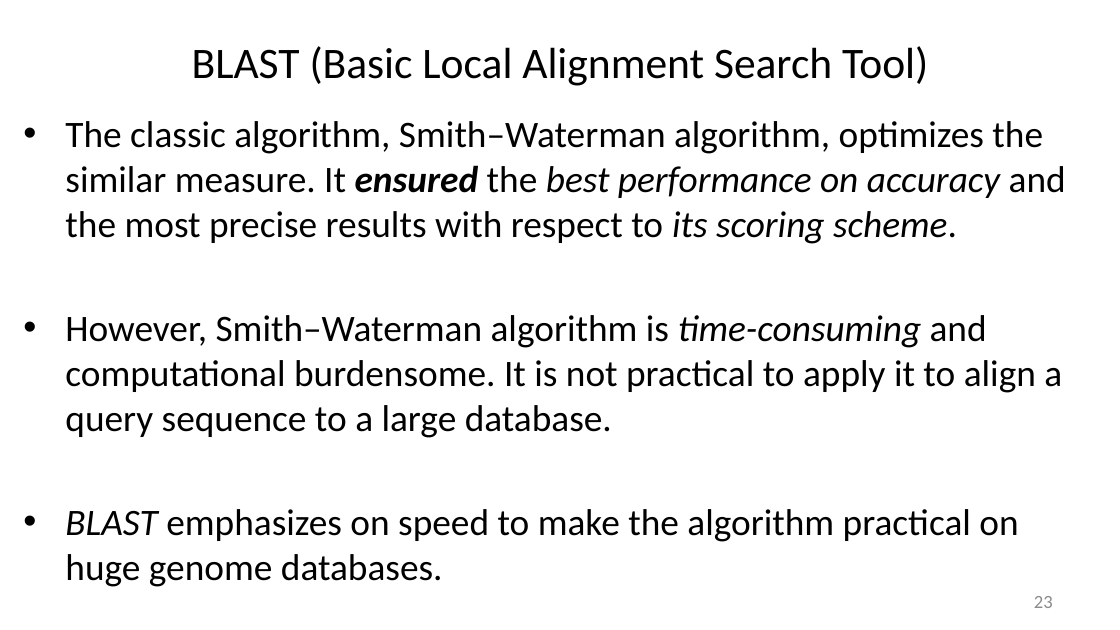
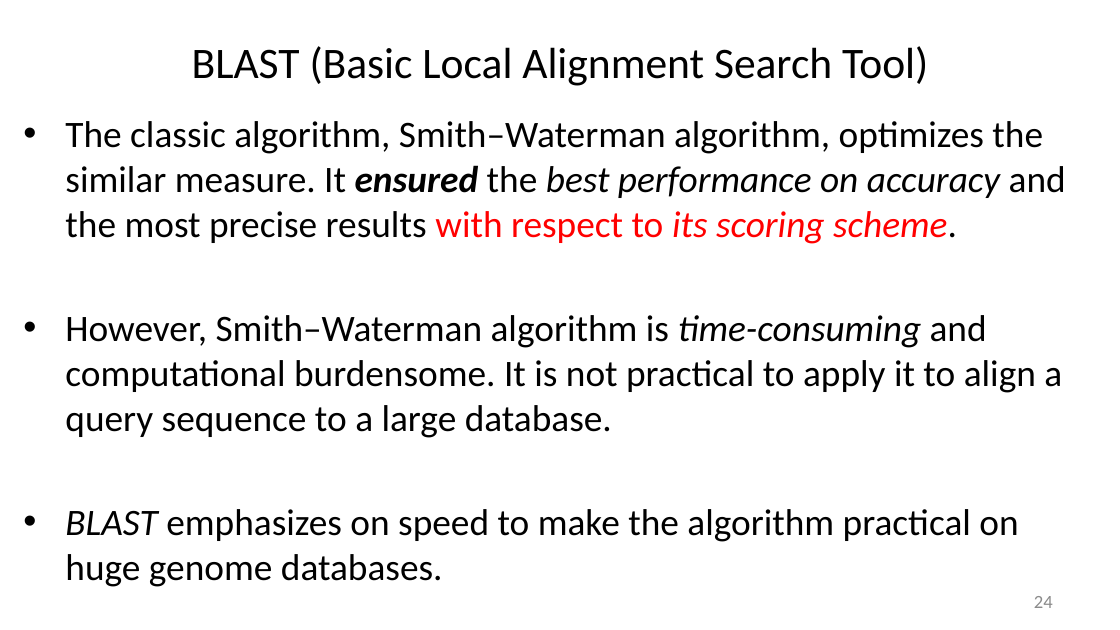
Before and after one commit to liu3zhenlab/teaching, a slide deck: slide 24 of PLPTH813Bioinformatis/2025/1_lecture/lecture04_alignment_I.pptx (slide 23 before the commit). Drawn at 1120x630 pixels with LibreOffice and Linux fonts; fonts in the diff are those of the drawing. Boxes give left, top, right and bottom in pixels: in the first picture for what was removed or moved away, otherwise in the second. Text is boxed around its words. In the diff, an @@ line names an element or a change of style, - is before the commit and + after.

```diff
--- a/PLPTH813Bioinformatis/2025/1_lecture/lecture04_alignment_I.pptx
+++ b/PLPTH813Bioinformatis/2025/1_lecture/lecture04_alignment_I.pptx
@@ text at (65,121,1066,244): text colour #000000 to #FF0000 in "with respect to its scoring scheme." @@
@@ page number at (1034,596,1053,608): text changed @@
-23
+24
```
Also in this commit, not shown: 10 other slides changed, 1 slide added, 2 other files.
